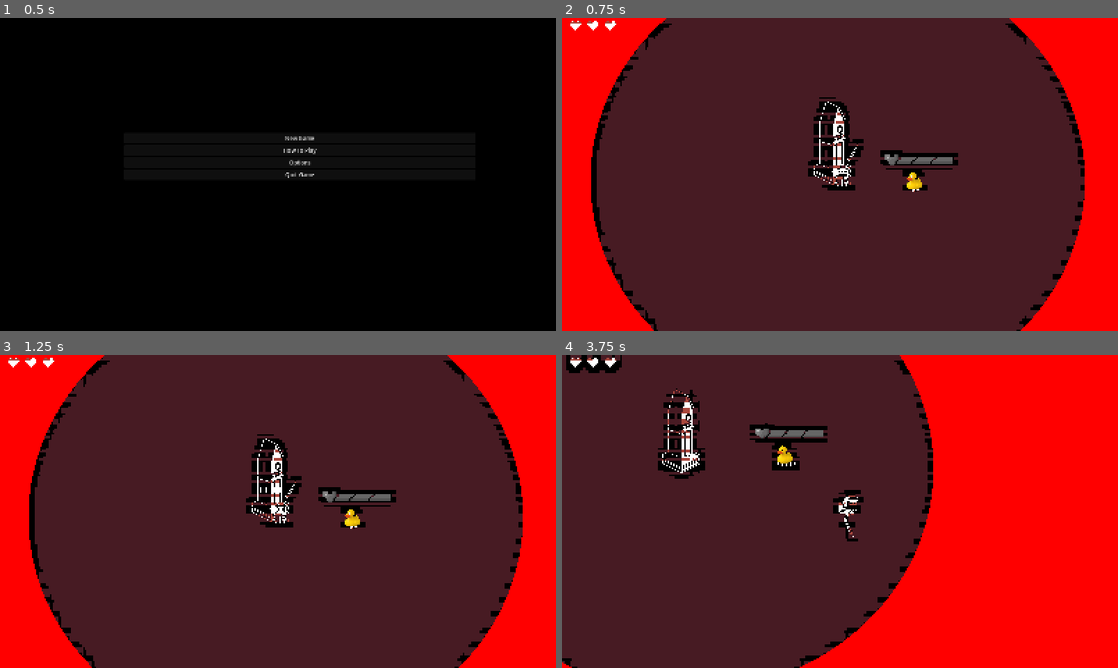
Above: before the commit, frames 1-4 (two rows, left to right).
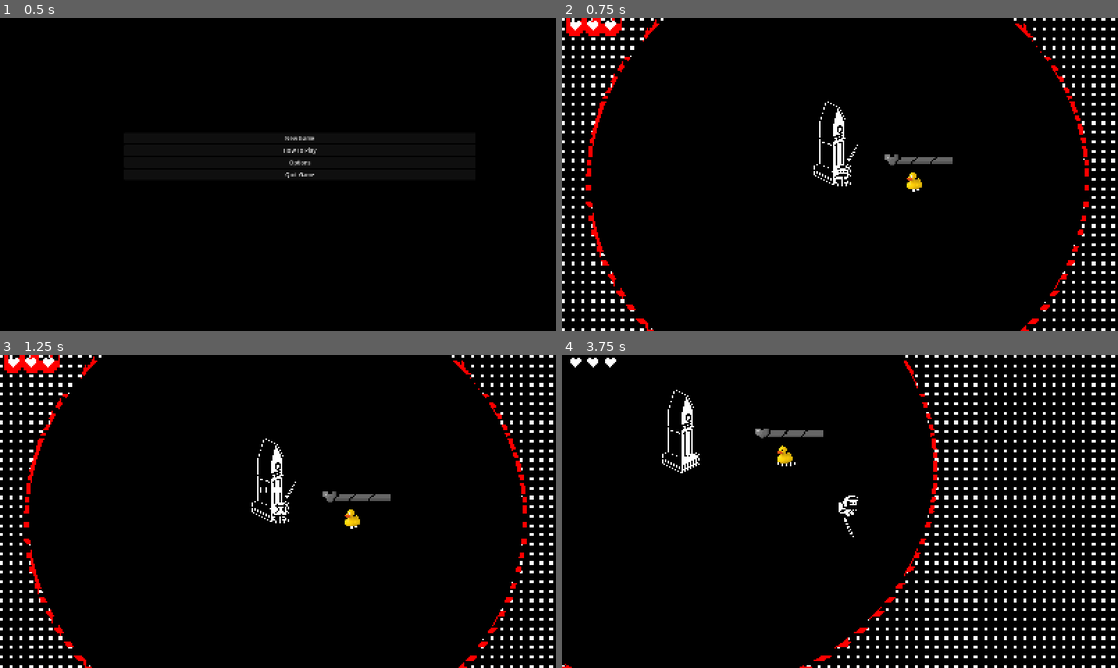
Above: after the commit, the same moments.

Repository: arrowira/shrine2Cjam
Game: Godot game, scene res://Scenes/main_menu.tscn
Two runs of this game, one before a commit and one after it. Both use one fixed random seed, a clock stepped at 60 frames per second and the inputs below. The engine's default icon, where the game draws it, is replaced by a stand-in: a white triangle on a blue panel in a dark square.
Inputs (mouse positions are in pixels of both pictures, inside the frame that each line leads up to):
- Up to frame 1 (0.5 s): no input
- Up to frame 2 (0.75 s): click "New Game" at 0.5 s
- Up to frame 3 (1.25 s): no input
- Up to frame 4 (3.75 s): move the mouse to (962, 495) at 1.27 s; hold Right (right) 1.28-2.03 s; click (962, 495) at 1.35 s; move the mouse to (728, 527) at 2.02 s; hold Down (down) 2.03-2.78 s; right-click (728, 527) at 2.1 s; move the mouse to (895, 442) at 2.77 s; hold Right (right) 2.78-3.53 s; tap Space (dash) at 2.85 s; move the mouse to (812, 574) at 3.52 s; hold Up (up) from 3.53 s (still down); click (812, 574) at 3.6 s

Frame 1 is identical in both runs. In frame 2, 95% of the frame differs, in the area x 0-100%, y 0-100%; in frame 3, 95%; in frame 4, 96%.

Commit message:
bs

Diff:
--- a/shrine-jam/Scenes/main.tscn
+++ b/shrine-jam/Scenes/main.tscn
@@ -15,8 +15,6 @@
 
 [sub_resource type="ShaderMaterial" id="ShaderMaterial_kry3j"]
 shader = ExtResource("6_21xkr")
-shader_parameter/darkColor = Color(0.2784677, 0.106476955, 0.13760248, 1)
-shader_parameter/lightColor = Color(0.6686414, 0.28265265, 0.23740968, 1)
 
 [node name="Main" type="Node2D" unique_id=1040881665]
 script = ExtResource("1_jjvhh")
--- a/shrine-jam/Scenes/player.tscn
+++ b/shrine-jam/Scenes/player.tscn
@@ -46,7 +46,7 @@
 
 [sub_resource type="Animation" id="Animation_3smsa"]
 resource_name = "walk"
-length = 0.39999999999999997
+length = 0.4
 loop_mode = 1
 tracks/0/type = "value"
 tracks/0/imported = false
--- a/shrine-jam/colorapplication.gdshader
+++ b/shrine-jam/colorapplication.gdshader
@@ -6,6 +6,8 @@
 void vertex() {
 	// Called for every vertex the material is visible on.
 }
+
+uniform int dotFreq = 3;
 
 void fragment() {
 	vec4 underColor = texture(screenTexture, SCREEN_UV);
@@ -16,6 +18,16 @@
 	else if (underColor == vec4(1,1,1,1)){
 		COLOR = lightColor;
 	}
+	else if (underColor == vec4(1,0,0,1)){
+		int qx = int((UV.x*100.0)/1.0 * 1.7);
+		int qy = int((UV.y*100.0)/1.0);
+		if (qx%dotFreq == 0 && qy%dotFreq == 0){
+			COLOR = lightColor;
+		}else{
+			COLOR = darkColor;
+		}
+
+	}
 	else{
 		COLOR = underColor;
 	}
